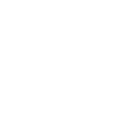
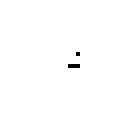
The second 128×128 image is a revision of the first. Changes to its layers:
added layer "Layer 3 copy 4" above "Layer 3 copy 3" over bbox(68, 52, 80, 68)
hid "Layer 2 copy 3", painted on it over bbox(68, 52, 80, 68)
